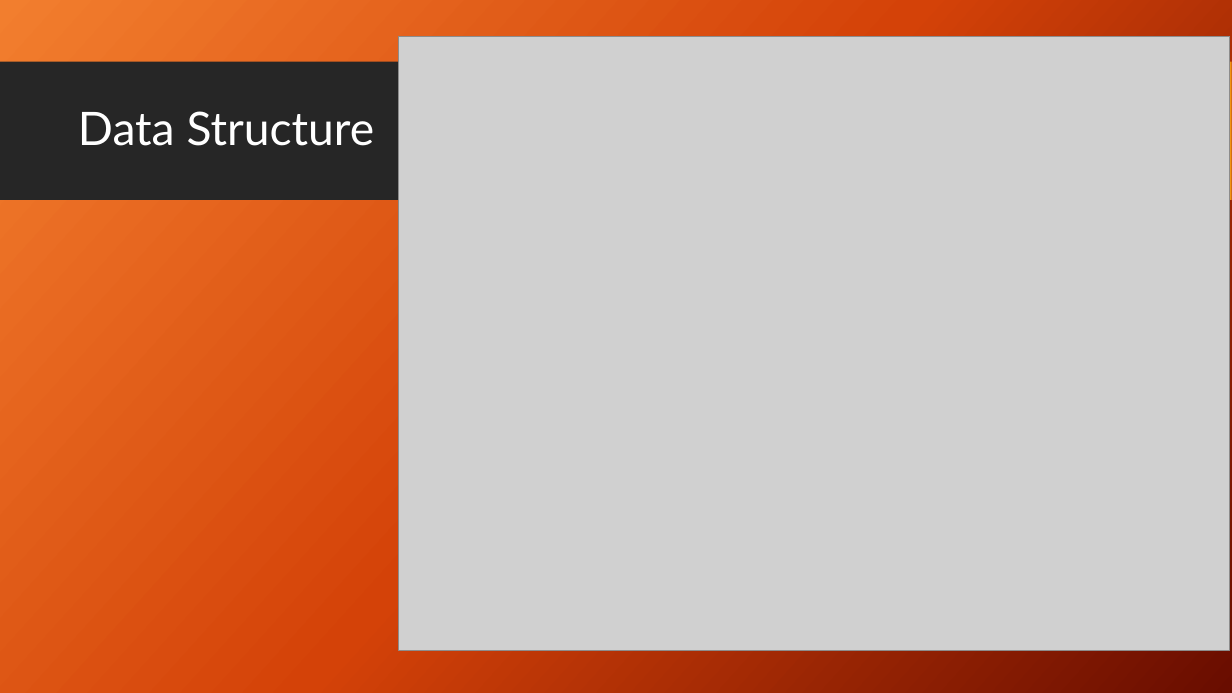
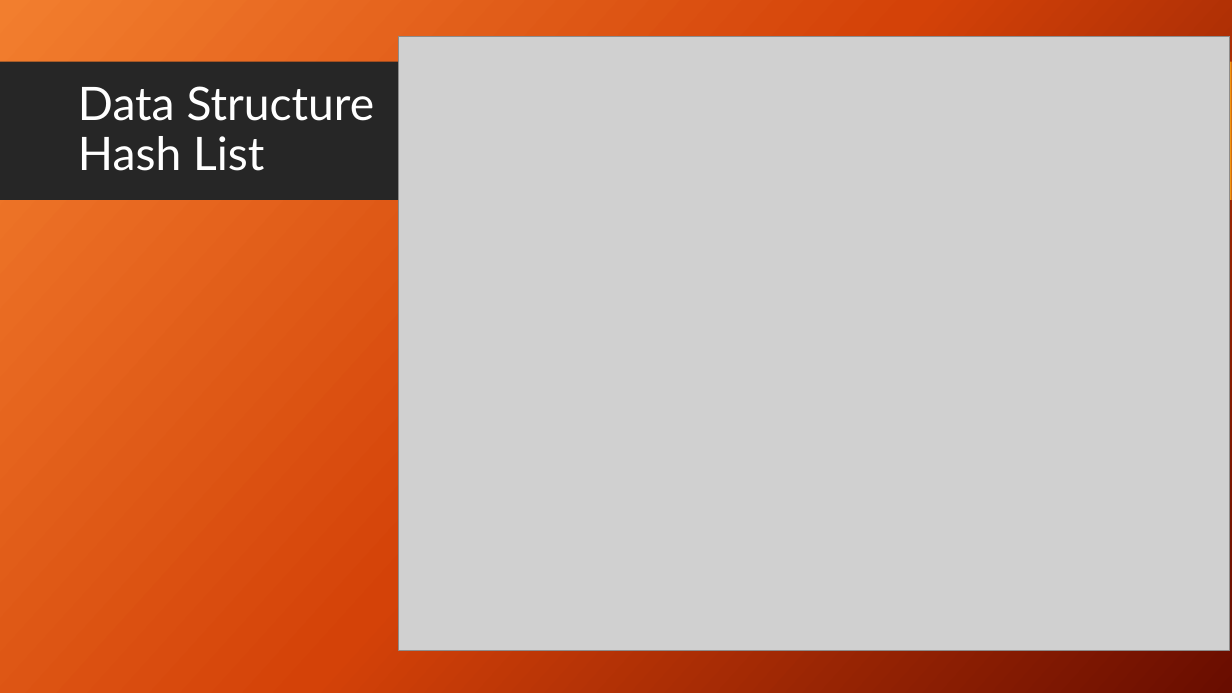
Before and after one commit to JayeWang/22C_Final_Project, a slide deck: slide 5 of 22C_Final_Project/TeamProjectPresentation.pptx (slide 8 before the commit). Drawn at 1232x693 pixels with LibreOffice and Linux fonts; fonts in the diff are those of the drawing; grey boxes stand for pictures; background and template pictures are left out. Boxes give left, top, right and bottom in pixels: in the first picture for what was removed or moved away, otherwise in the second. Text is boxed around its words. In the diff, an @@ line names an element or a change of style, - is before the commit and + after.

```diff
--- a/22C_Final_Project/TeamProjectPresentation.pptx
+++ b/22C_Final_Project/TeamProjectPresentation.pptx
@@ title at [78,86,375,171]: text changed @@
-Data Structure
+Data Structure
+Hash List
```
Also in this commit, not shown: 4 slides added, 1 slide removed, 2 other files.
